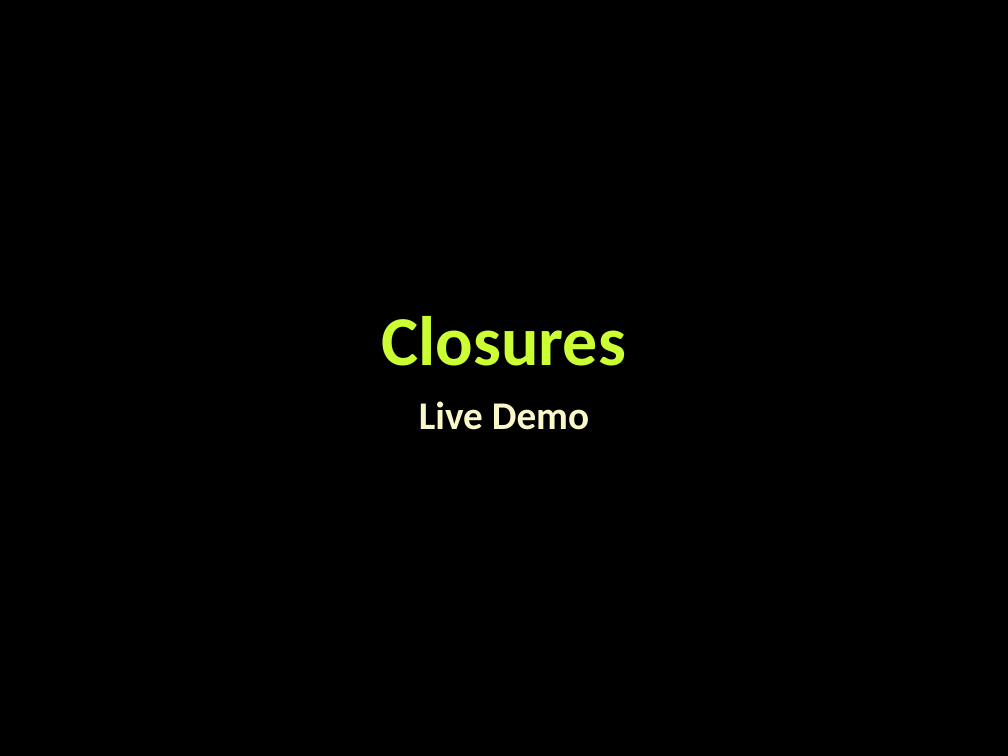
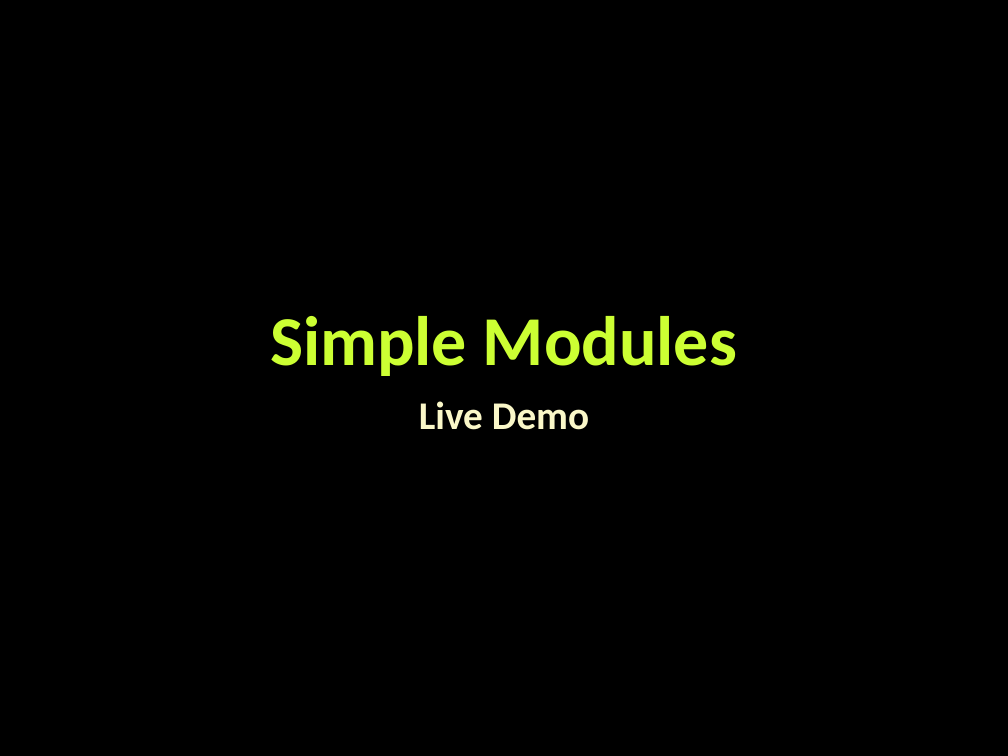
Before and after one commit to tddold/Telerik-Academy, a slide deck: slide 49 of Web Design &UI/4. JS OOP/Presentacions/Functions-and-function-expressions.pptx (slide 78 before the commit). Drawn at 1008x756 pixels with LibreOffice and Linux fonts; fonts in the diff are those of the drawing; background and template pictures are left out. Boxes give left, top, right and bottom in pixels: in the first picture for what was removed or moved away, otherwise in the second. Text is boxed around its words. In the diff, an @@ line names an element or a change of style, - is before the commit and + after.

```diff
--- a/Web Design &UI/4. JS OOP/Presentacions/Functions-and-function-expressions.pptx
+++ b/Web Design &UI/4. JS OOP/Presentacions/Functions-and-function-expressions.pptx
@@ title at bbox=[270, 316, 737, 376]: text changed @@
-Closures
+Simple Modules
```
Also in this commit, not shown: 13 other slides changed, 3 slides added, 36 slides removed, 16 other files.
